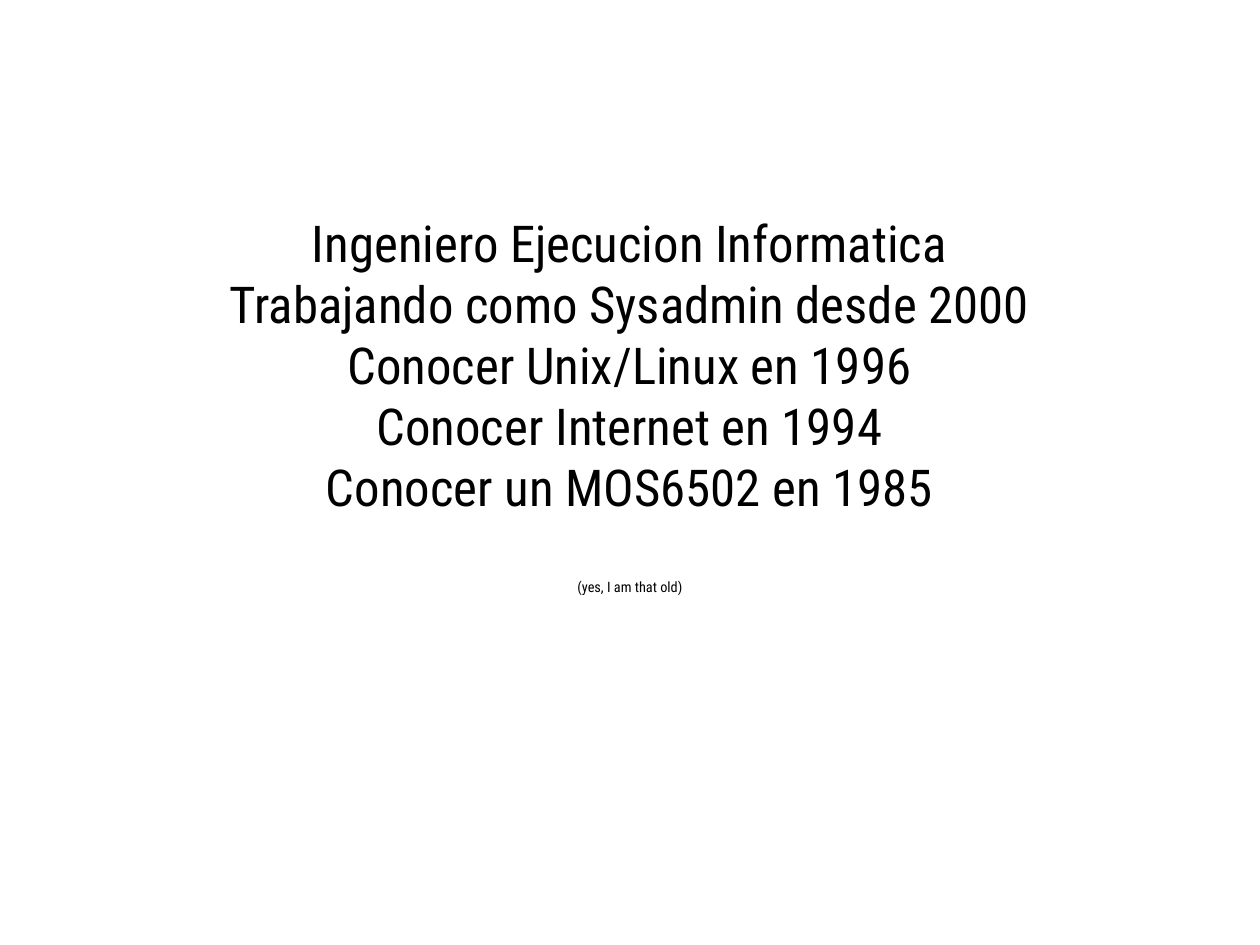
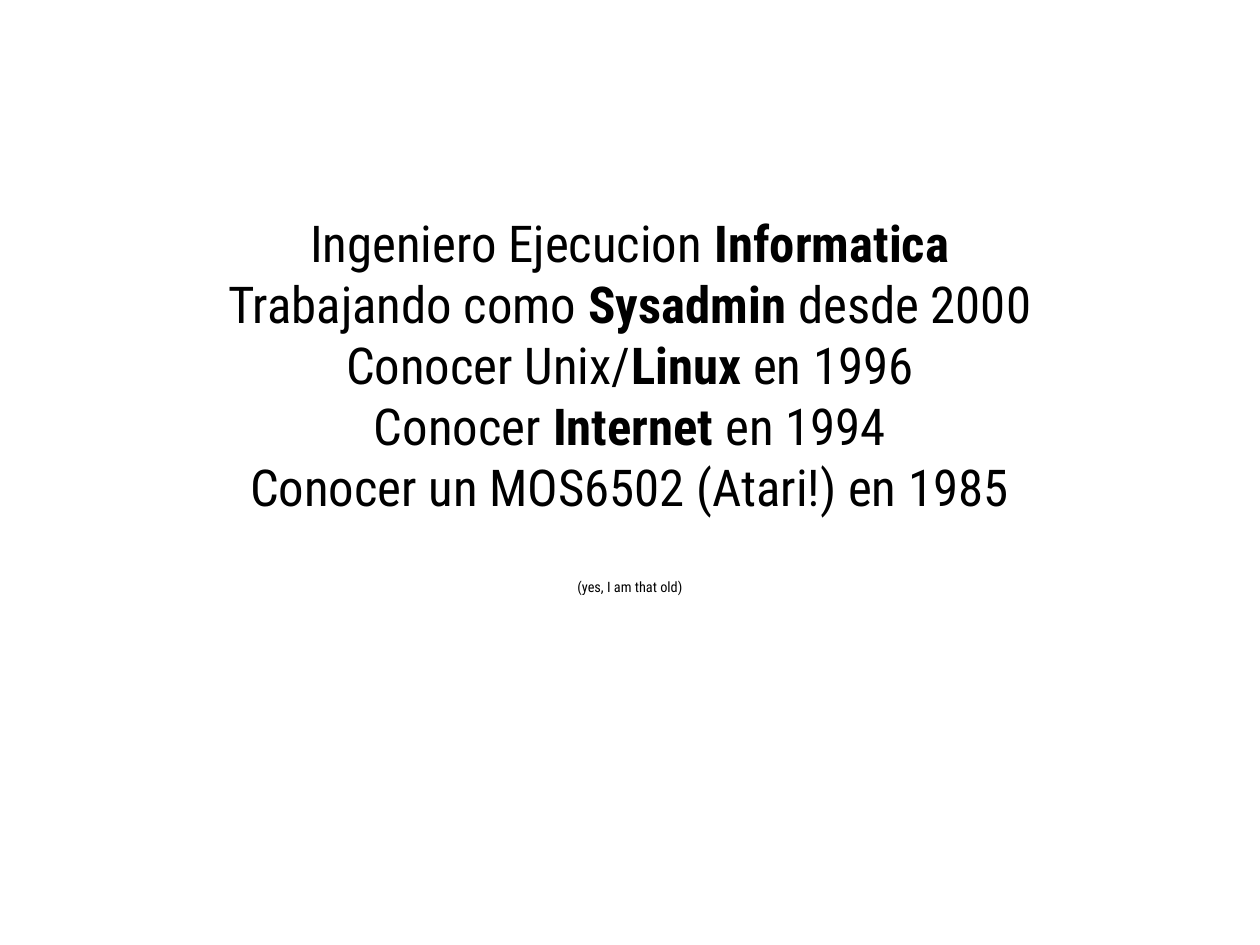
Before and after one commit to jci/charlas, a slide deck: slide 5 of UAT-20171116.odp. Drawn at 1260x945 pixels with LibreOffice and Linux fonts; fonts in the diff are those of the drawing. Boxes give left, top, right and bottom in pixels: in the first picture for what was removed or moved away, otherwise in the second. Text is boxed around its words. In the diff, an @@ line names an element or a change of style, - is before the commit and + after.

```diff
--- a/UAT-20171116.odp
+++ b/UAT-20171116.odp
@@ subtitle at box(228, 223, 1031, 446): bold on in "Informatica", "Sysadmin", "Unix/Linux", "Internet" @@
@@ subtitle at box(250, 465, 1008, 518): text changed @@
-Conocer un MOS6502 en 1985
+Conocer un MOS6502 (Atari!) en 1985
```
Also in this commit, not shown: 27 slides added, 5 other files.
